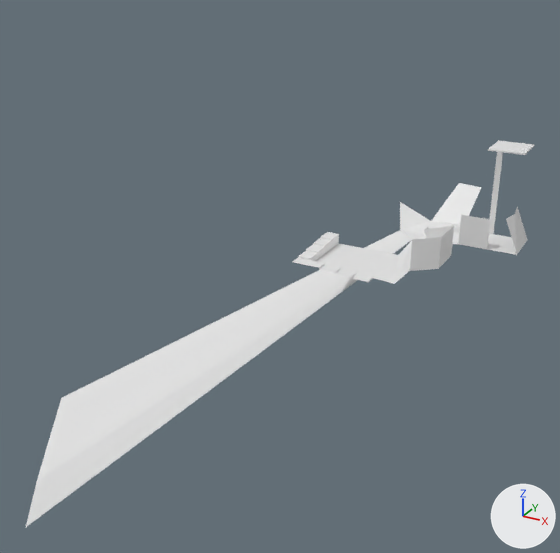
The OBJ model Zeldo/Content/Meshes/Demo_Physics.obj, before and after one commit.
Camera for both pictures: a 50 mm camera at (37.1, -114.8, 44.5) aimed at (-20.0, -11.0, -7.4). Every picture has the same lights, and +X, +Y and +Z are marked at lower right. Where no turn or scale is listed for an object, it has been applied to the vertices.

In view in the first picture: 'Demo_Physics'.
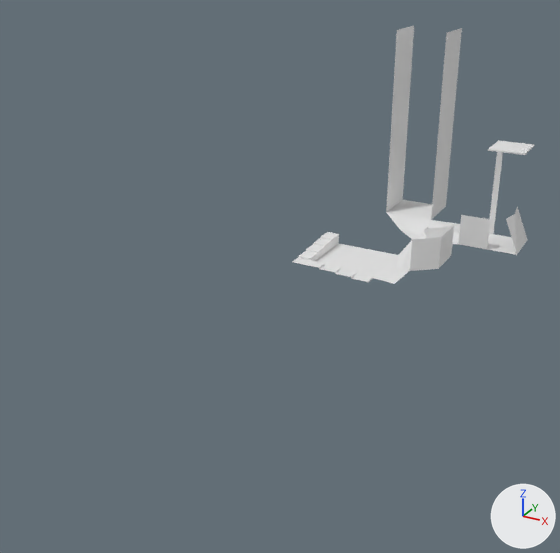
Where the change shows, as pixel boxes (x1, y1, x2, y2) in the pictures (560 x 553 px; the box of a moved part takes in the faces that stretch with it):
'Demo_Physics', reshaped (52% narrower, 33% shorter)
    before: (26, 140, 534, 527)
    after: (293, 26, 534, 284)
part 1 of me_demo_physics, moved or reshaped
    before: (26, 183, 481, 527)
    after: (386, 26, 462, 232)

Patch to the scene script:
```diff
--- a/Zeldo/Content/Meshes/Demo_Physics.obj.py
+++ b/Zeldo/Content/Meshes/Demo_Physics.obj.py
@@ me_demo_physics @@
 # used by ob_demo_physics; location = (0.0, 0.0, 0.0)
-me_demo_physics.from_pydata(...)  # 95 vertices, 132 faces; spans x -72.7..16.3, y -46.5..11.1, z -50.6..16.0
+me_demo_physics.from_pydata(...)  # 96 vertices, 133 faces; spans x -12.0..16.3, y -22.0..13.0, z 0.0..31.0
+# me_demo_physics part 1
+# 7 vertices are removed from x -72.7..6.5, y -46.5..11.1, z -50.6..6.2
+# 9 faces are deleted
+# 8 vertices are added at x -8.0..0.0, y 5.0..13.0, z 1.0..31.0
+# 10 new faces join them
```
